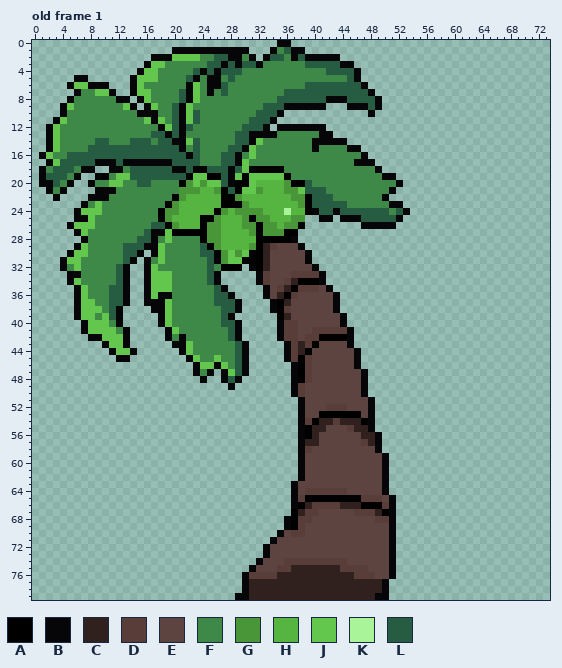
Pixel-art file, stored at assets/sprites/models/farm-produce/thennaimaram.aseprite. Above, as it was before the edit.
74x80 pixels, 9 frames. Colours within 5 levels of each other are drawn and written as one. Shown: old frame 1. The commit also changed other frames, which this record leaves out.
Visible layers, top first: "Layer 3", "Layer 2", "Layer 1".
Palette (. is transparent): A #000000  B #060608  C #31211e  D #593d38  E #5d4440  F #3e8948  G #499639  H #56b441  J #63c74d  K #a9f498  L #265c42
Pixels before, old frame 1 (only the part around the change), first column x 0:
 0 ...................................BB................................
 1 ....................BBBBBBBBBBB...BFLBB..............................
 2 .................BBBJJJJFFLLBBFB.BLLFBLBBBBB.........................
 3 ................BJJFFFFFFLLBLBLLBFFFFFFLLLLLBB.......................
 4 ...............BJJFFFFFLBLBLLLFFFFFFFFFFFFLLLLB......................
 5 ......BB......BJJJFFFFLBFBBFLFFFFFFFFFFFFFFFFLB......................
 6 .....BJJBBB...BJFFFFFFBJFBBLFFFFFFFFFFFLLLLLLLLB.....................
 7 ......BFFJJB..BJJFFFFLBJFBFLFFFFFFFFLLLLLLLLLLLLB....................
 8 .....BFFFFFFBB.BJFFFFLBJFFFFFFFFFFFLLLLLLLBBBLLLLB...................
 9 ....BJFFFFFFFJB.BJFFLBJFFFFFFFFFFLLLBBBBBB...BBBLB...................
10 ....BFFFFFFFFFFBBBFFLBJLFFFFFFFFLLLB............B....................
11 ...BJFFFFFFFFFFFJBJFLBJLFFFFFFFLLLB..................................
12 ..BJFFFFFFFFFFFFFFBJLBLFFFFFFFLLLB.BBBBBBB...........................
13 ..BJFFFFFFFFFFFFFLLBLBFFFFFFFLLBBBBFFFFFFBB..........................
14 ..BJFFFFFLLFFFLLLFLLBBJLFFFFFLLBJFFFFFFFBBBBB........................
15 ..BJFFFFLLLLLLLLLLLLLBFLFFFFLLBJFFFFFFFFBFFFFBB......................
16 .BJFFLLLLLLLLLLLLLLLLLBLFFFLLBFJFFFFFFFFFFFFFFFB.....................
17 ..BJLLLLLBBBLBBBBBBBLLLLFFFLLBJFFFFFFFFFFFFFFFBBB....................
18 .BFLLLFBB..BBFLLLLLLBBLAALLLBLJAAAAAFFFFFFFFFFFFFB...................
19 .BLLLFB..BAFJJLLLLLLLLAJJAALBJAJJJJJAFFFFFFFFFFFFFBB.................
20 .BBLFB..BFFJJFFLLFFFFAGJGJJLBAAJHHHHGAALFFFFFFFFFFFFB................
21 ..BFB....BBBFFFFFFFFFGGGHHGALAJJGHHHGGJLLLFFFFFFFFFB.................
22 ...B....BBBFFFFFFFFFAGHHHHHAAGHHHHHHHGGALLLFFFFFFFB..................
23 .......BFJFFFFFFFFFAGHHHHHHAAAGHHHHHHHGALLLLLFFFFFFBB................
24 ......BJJJFFFFFFFFAGGHHHHHAGHGGGGHHHKHHABLLBLLLLLLLFLB...............
25 ......BBJFFFFFFFFFAGHHHHAAGHHHGAGGHHHGG..BB.BBBLLLLLB................
26 .....BJJJFFFFFFFFLLAGHHHAGGHHHGGAGGHGGA........BBBBB.................
27 ......BJFFFFFFFFLBBJAAAAAGGHHHHGAGGGAA...............................
28 .......BFFFFFFFLLBFJFFFFAGGHHHHHAAAAAB...............................
29 ......BJFFFFFLLLBBJFFFFFLAGHHHHGACDEEEB..............................
30 .....BJJFFFFFLLB.BJFFFFFLLAGJGJAACEEEEEB.............................
31 ....BJJFFFFFFLB.BFJFFFFFFLBGJJAAACEEEEEB.............................
32 ....BFJFFFFFLB..BJFFFFFFFLFAAA.BACEEEEEEB............................
33 .....BBFFFFFLB..BJJJFFFFFLB.....BDEEEDDDDB...........................
34 .....BJFFFFFLB..BJJJFFFFFLB.....BDEEDCAAAB...........................
35 ......BJFFFLLB..BJJJFFFFFFLB.....BEDCADDDEB..........................
36 ......BJFFFLLB..BJBBFFFFFFLLB....BECADEEEEEB.........................
37 ......BJJFFLLB..BBBJFFFFFFLLLB....BACEEEEEEB.........................
38 ......BJJJFLB....BBJFFFFFFFLLB....BADEEEEEEB.........................
39 ......BJJFJLB.....BJFFFFFFFLB......ACEEEEEEEB........................
40 .......BJJJFB.....BJFFFFFFFLLB.....BDDEEEEEEB........................
41 .......BJJJJFB.....BJFFFFFFFLB.....BDDEEDDDDDB.......................
42 ........BBJJJB.....BFBFFFFFFLB.....BDDEDDAAAAB.......................
43 ..........BJJB......BBJFFFFFFLB.....BDCDAEEEEB.......................
44 ...........BJJB......BJFFFFFFLB.....BDCAEEEEEEB......................
45 ............BB........BJFFJFFLB.....BDADEEEEEEB......................
46 .......................BJJBJFLB......BADEEEEEEB......................
47 .......................BFB.BJLB......BADEEEEEEEB.....................
48 ........................B..BLB.......BADEEEEEEEB.....................
49 ............................B........BDEEEEEEEEB.....................
50 .....................................BDEEEEEEEEB.....................
51 ......................................BEEEEEEEEEB....................
52 ......................................BEEEDDDEEEB....................
53 ......................................BEEAAAAAAEB....................
54 ......................................BDACCDCCCAB....................
55 ......................................BACCEEEDCCB....................
56 ......................................BACEEEEEECCB...................
And afterwards:
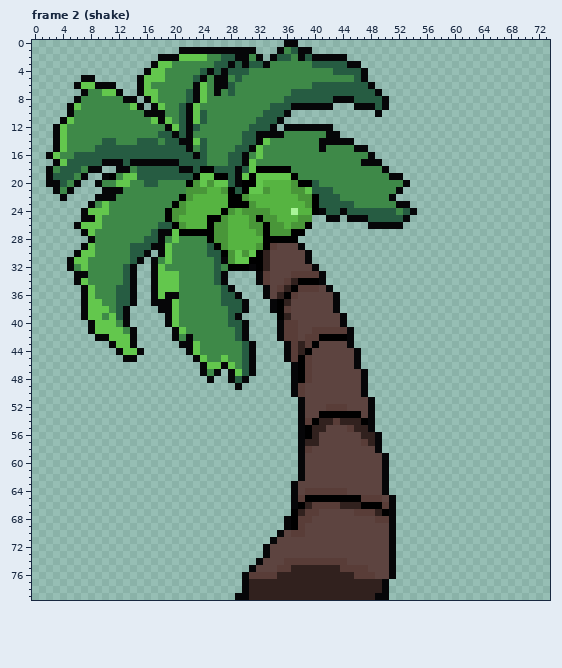
A new or re-ordered frame is compared with the old frame closest to it.
Edits made:
frames 9 -> 12
Frame 2 (shake) is new; against old frame 1, layers "Layer 3", "Layer 2":
y 0: x 35 B -> .; x 37 . -> B
y 1: x 20 B -> .; x 31 . -> B; x 34..37 BFLB -> .BFL; x 39 . -> B
y 2: x 17 B -> .; x 20 J -> B; x 24 F -> J; x 26 L -> F; x 28 B -> L; x 30..34 FB.BL -> BFB.B; x 36..39 FBLB -> LFBL; x 44 . -> B
y 3: x 16..17 BJ -> .B; x 19 F -> J; x 25 L -> F; x 27..30 BLBL -> LBLB; x 32..33 BF -> LB; x 39 L -> F; x 44 B -> L; x 46 . -> B
y 4: x 15..16 BJ -> .B; x 18 F -> J; x 23..27 LBLBL -> FLBLB; x 30 F -> L; x 42 L -> F; x 46..47 B. -> LB
y 5: x 6 B -> .; x 8 . -> B; x 14..15 BJ -> .B; x 18 F -> J; x 22..25 LBFB -> FLBF; x 27..29 FLF -> BFL; x 45..47 LB. -> FLB
y 6: x 5..6 BJ -> .B; x 8 B -> J; x 11 . -> B; x 14..16 BJF -> .BJ; x 22..25 BJFB -> FBJF; x 27..28 LF -> BL; x 39 L -> F; x 47..48 B. -> LB
y 7: x 6..7 BF -> .B; x 9 J -> F; x 11..12 B. -> JB; x 14..15 BJ -> .B; x 17 F -> J; x 21..28 LBJFBFLF -> FLBJFBFL; x 36 L -> F; x 48..49 B. -> LB
y 8: x 5..6 BF -> .B; x 12 B -> F; x 14..17 .BJF -> B.BJ; x 21..24 LBJF -> FLBJ; x 35 L -> F; x 42 B -> L; x 45 L -> B; x 49..50 B. -> LB
y 9: x 4..6 BJF -> .BJ; x 13..18 JB.BJF -> FJB.BJ; x 20..23 LBJF -> FLBJ; x 33 L -> F; x 36 B -> L; x 42 . -> B; x 45 B -> .; x 48..50 LB. -> BLB
y 10: x 4..5 BF -> .B; x 15 B -> F; x 18 F -> B; x 20..24 LBJLF -> FLBJL; x 32 L -> F; x 35..36 B. -> LB; x 48..49 B. -> .B
y 11: x 3..5 BJF -> .BJ; x 16..24 JBJFLBJLF -> FJBJFLBJL; x 31 L -> F; x 34..35 B. -> LB
y 12: x 2..4 BJF -> .BJ; x 18..23 BJLBLF -> FBJLBL; x 30 L -> F; x 33..35 B.B -> LB.; x 42 . -> B
y 13: x 2..4 BJF -> .BJ; x 17 L -> F; x 19..22 BLBF -> LBLB; x 29 L -> F; x 31 B -> L; x 35 F -> B; x 41 B -> F; x 43 . -> B
y 14: x 2..4 BJF -> .BJ; x 9 L -> F; x 11 F -> L; x 14 L -> F; x 17..18 FL -> LF; x 20 B -> L; x 22..24 JLF -> BJL; x 29 L -> F; x 31..33 BJF -> LBJ; x 40 B -> F; x 45 . -> B
y 15: x 2..4 BJF -> .BJ; x 8 L -> F; x 21..24 BFLF -> LBFL; x 28 L -> F; x 30..32 BJF -> LBJ; x 40..41 BF -> FB; x 45 B -> F; x 47 . -> B
y 16: x 1..3 BJF -> .BJ; x 5 L -> F; x 22..24 BLF -> LBL; x 27 L -> F; x 29..32 BFJF -> LBFJ; x 47..48 B. -> FB
y 17: x 2..4 BJL -> .BJ; x 9 B -> L; x 12..13 LB -> BL; x 20 L -> B; x 24 F -> L; x 27 L -> F; x 29..31 BJF -> LBJ; x 46 B -> F; x 49 . -> B
y 18: x 1..3 BFL -> .BF; x 6..7 FB -> LF; x 9 . -> B; x 11 B -> .; x 13..14 FL -> BF; x 20 B -> L; x 22..23 LA -> BL; x 25 L -> A; x 28..31 BLJA -> LBLJ; x 36 F -> A; x 49..50 B. -> FB
y 19: x 1..2 BL -> .B; x 5..7 FB. -> LFB; x 9..12 BAFJ -> .BAF; x 14 L -> J; x 22..23 AJ -> LA; x 25 A -> J; x 27..31 LBJAJ -> ALBJA; x 36..37 AF -> JA; x 50 B -> F; x 52 . -> B
y 20: x 1 B -> .; x 3..6 LFB. -> BLFB; x 8..9 BF -> .B; x 11 J -> F; x 13 F -> J; x 15 L -> F; x 17 F -> L; x 21..25 AGJGJ -> FAGJG; x 27..29 LBA -> JLB; x 31..32 JH -> AJ; x 36..37 GA -> HG; x 39..40 LF -> AL; x 52..53 B. -> FB
y 21: x 2..5 BFB. -> .BFB; x 9 B -> .; x 12 F -> B; x 21 G -> F; x 24 H -> G; x 26..30 GALAJ -> HGALA; x 32..33 GH -> JG; x 36 G -> H; x 38..39 JL -> GJ; x 42 F -> L; x 51..52 B. -> FB
y 22: x 3..4 B. -> .B; x 8 B -> .; x 11 F -> B; x 20..22 AGH -> FAG; x 27 A -> H; x 29..30 GH -> AG; x 37 G -> H; x 39..40 AL -> GA; x 43 F -> L; x 50..51 B. -> FB
y 23: x 7..10 BFJF -> .BFJ; x 19..21 AGH -> FAG; x 27 A -> H; x 30..31 GH -> AG; x 38..40 GAL -> HGA; x 45 F -> L; x 51 B -> F; x 53 . -> B
y 24: x 6..7 BJ -> .B; x 10 F -> J; x 18..19 AG -> FA; x 21 H -> G; x 26..29 AGHG -> HAGH; x 33 H -> G; x 36..37 KH -> HK; x 39..41 ABL -> HAB; x 43..44 BL -> LB; x 51..54 FLB. -> LFLB
y 25: x 6 B -> .; x 8..9 JF -> BJ; x 18..20 AGH -> FAG; x 24 A -> H; x 26..27 GH -> AG; x 30..32 GAG -> HGA; x 34 H -> G; x 37 G -> H; x 39 . -> G; x 41 B -> .; x 43..44 .B -> B.; x 47 L -> B; x 52..53 B. -> LB
y 26: x 5..6 BJ -> .B; x 9 F -> J; x 17 L -> F; x 19..21 AGH -> LAG; x 24..25 AG -> HA; x 27 H -> G; x 30 G -> H; x 32..33 AG -> GA; x 35..36 HG -> GH; x 38..39 A. -> GA; x 47 B -> .; x 52 . -> B
y 27: x 6..8 BJF -> .BJ; x 16..17 LB -> FL; x 19..20 JA -> BJ; x 25 G -> A; x 27 H -> G; x 31..33 GAG -> HGA; x 36 A -> G; x 38 . -> A
y 28: x 7..8 BF -> .B; x 15 L -> F; x 17..20 BFJF -> LBFJ; x 24..25 AG -> FA; x 27 H -> G; x 32 A -> H; x 37 B -> A
y 29: x 6..8 BJF -> .BJ; x 13 L -> F; x 16 B -> L; x 18..19 JF -> BJ; x 24..27 LAGH -> FLAG; x 31..33 GAC -> HGA
y 30: x 5..6 BJ -> .B; x 8 F -> J; x 13 L -> F; x 15..19 B.BJF -> LB.BJ; x 24 L -> F; x 26..31 AGJGJA -> LAGJGJ
y 31: x 4..5 BJ -> .B; x 7 F -> J; x 13..19 LB.BFJF -> FLB.BFJ; x 25..28 LBGJ -> FLBG; x 30 A -> J
y 32: x 4..7 BFJF -> .BFJ; x 12..14 LB. -> FLB; x 16..18 BJF -> .BJ; x 25..27 LFA -> FLF; x 30 . -> A
y 33: x 5 B -> .; x 7 F -> B; x 12..14 LB. -> FLB; x 16..17 BJ -> .B; x 20 F -> J; x 25..27 LB. -> FLB
y 34: x 5..7 BJF -> .BJ; x 12..14 LB. -> FLB; x 16..17 BJ -> .B; x 20 F -> J; x 25..27 LB. -> FLB
y 35: x 6..8 BJF -> .BJ; x 11 L -> F; x 13..14 B. -> LB; x 16..17 BJ -> .B; x 20 F -> J; x 26..28 LB. -> FLB
y 36: x 6..8 BJF -> .BJ; x 11 L -> F; x 13..14 B. -> LB; x 16..18 BJB -> .BJ; x 20 F -> B; x 26 L -> F; x 28..29 B. -> LB
y 37: x 6..7 BJ -> .B; x 9 F -> J; x 11 L -> F; x 13..14 B. -> LB; x 16 B -> .; x 19..20 JF -> BJ; x 26 L -> F; x 29..30 B. -> LB
y 38: x 6..7 BJ -> .B; x 10..13 FLB. -> JFLB; x 17 B -> .; x 19..20 JF -> BJ; x 27 L -> F; x 29..30 B. -> LB
y 39: x 6..7 BJ -> .B; x 9..13 FJLB. -> JFJLB; x 18..20 BJF -> .BJ; x 27..29 LB. -> FLB
y 40: x 7..8 BJ -> .B; x 11..13 FB. -> JFB; x 18..20 BJF -> .BJ; x 27 L -> F; x 29..30 B. -> LB
y 41: x 7..8 BJ -> .B; x 12..14 FB. -> JFB; x 19..21 BJF -> .BJ; x 28..30 LB. -> FLB
y 42: x 8 B -> .; x 10 J -> B; x 13..14 B. -> JB; x 19..22 BFBF -> .BFB; x 28..30 LB. -> FLB
y 43: x 10..11 BJ -> .B; x 13..14 B. -> JB; x 20 B -> .; x 22..23 JF -> BJ; x 29..31 LB. -> FLB
y 44: x 11..12 BJ -> .B; x 14..15 B. -> JB; x 21..23 BJF -> .BJ; x 29..31 LB. -> FLB
y 45: x 12 B -> .; x 14 . -> B; x 22..24 BJF -> .BJ; x 26..27 JF -> FJ; x 29..31 LB. -> FLB
y 46: x 23..24 BJ -> .B; x 26..31 BJFLB. -> JBJFLB
y 47: x 23..31 BFB.BJLB. -> .BFB.BJLB
y 48: x 24..25 B. -> .B; x 27..30 BLB. -> .BLB
y 49: x 28..29 B. -> .B
Boxes around the changes in both pictures, in picture pixels (x1, y1, x2, y2):
changed: (39, 40, 417, 390)
